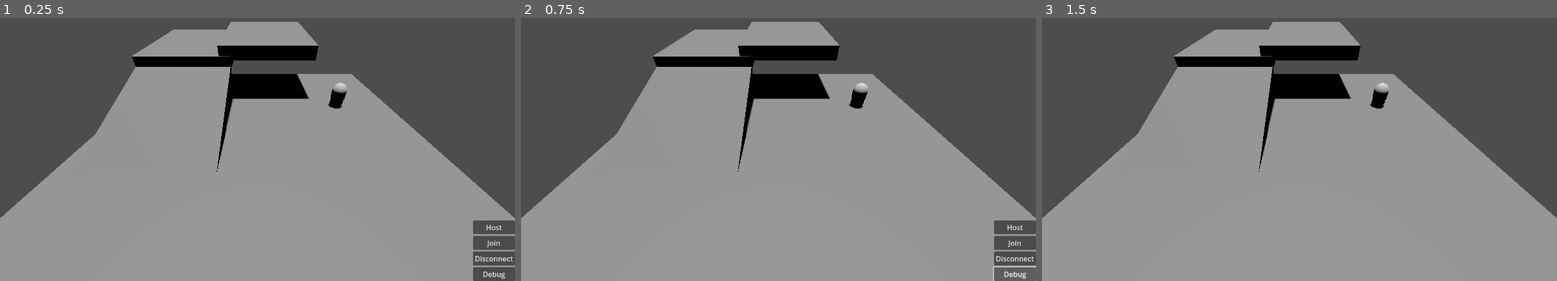
Above: before the commit, frames 1-3 (left to right).
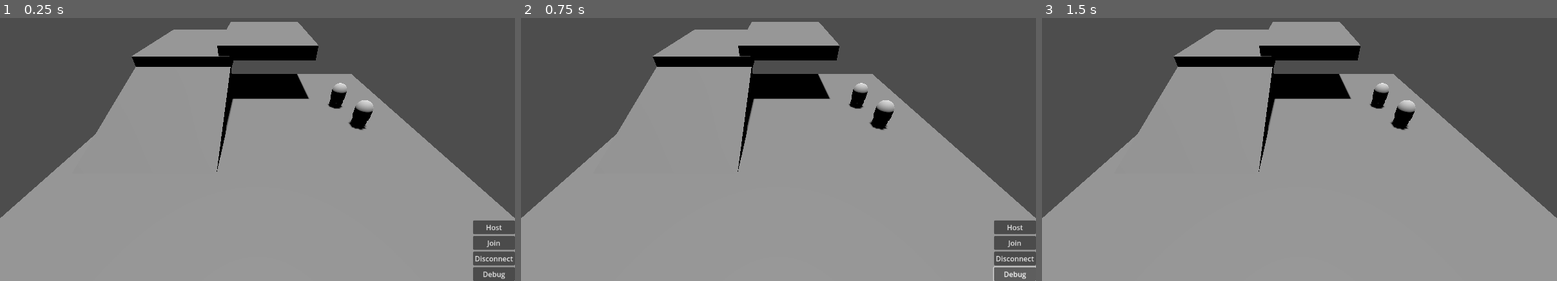
Above: after the commit, the same moments.

Repository: blondeman/congenial-soul
Game: Godot game, scene res://scenes/scene_manager.tscn
Two runs of this game, one before a commit and one after it. Both use one fixed random seed, a clock stepped at 60 frames per second and the inputs below.
Inputs:
- Up to frame 1 (0.25 s): no input
- Up to frame 2 (0.75 s): click "Debug" at 0.5 s
- Up to frame 3 (1.5 s): click "Host" at 1.25 s

The runs differ from the first frame. In frame 1, 0.3% of the frame differs, in the area x 67-73%, y 31-43%; in frame 2, 0.3%; in frame 3, 0.3%.
Error in both runs: Invalid access to property or key 'players' on a base object of type 'Node (PlayerManager.gd)'. (res://scripts/Lobby.gd:42)

Commit message:
wayfinder glide

Diff:
--- a/congenial-soul/project.godot
+++ b/congenial-soul/project.godot
@@ -52,6 +52,21 @@
 "events": [Object(InputEventKey,"resource_local_to_scene":false,"resource_name":"","device":-1,"window_id":0,"alt_press …(191 unchanged characters)…
 ]
 }
+ability_one={
+"deadzone": 0.2,
+"events": [Object(InputEventKey,"resource_local_to_scene":false,"resource_name":"","device":-1,"window_id":0,"alt_pressed":false,"shift_pressed":false,"ctrl_pressed":false,"meta_pressed":false,"pressed":false,"keycode":0,"physical_keycode":81,"key_label":0,"unicode":113,"location":0,"echo":false,"script":null)
+]
+}
+ability_two={
+"deadzone": 0.2,
+"events": [Object(InputEventKey,"resource_local_to_scene":false,"resource_name":"","device":-1,"window_id":0,"alt_pressed":false,"shift_pressed":false,"ctrl_pressed":false,"meta_pressed":false,"pressed":false,"keycode":0,"physical_keycode":69,"key_label":0,"unicode":101,"location":0,"echo":false,"script":null)
+]
+}
+ability_three={
+"deadzone": 0.2,
+"events": [Object(InputEventKey,"resource_local_to_scene":false,"resource_name":"","device":-1,"window_id":0,"alt_pressed":false,"shift_pressed":false,"ctrl_pressed":false,"meta_pressed":false,"pressed":false,"keycode":0,"physical_keycode":82,"key_label":0,"unicode":114,"location":0,"echo":false,"script":null)
+]
+}
 
 [layer_names]
 
@@ -60,4 +75,4 @@
 
 [physics]
 
-3d/default_gravity=15.0
+3d/default_gravity=27.0
--- a/congenial-soul/scenes/game.tscn
+++ b/congenial-soul/scenes/game.tscn
@@ -1,6 +1,7 @@
-[gd_scene load_steps=6 format=3 uid="uid://eq1pgsn2bp3k"]
+[gd_scene load_steps=7 format=3 uid="uid://eq1pgsn2bp3k"]
 
-[ext_resource type="PackedScene" uid="uid://bevsw56gvujil" path="res://scenes/vessel.tscn" id="1_uwrxv"]
+[ext_resource type="PackedScene" uid="uid://bevsw56gvujil" path="res://scenes/player/vessels/vessel.tscn" id="1_uwrxv"]
+[ext_resource type="PackedScene" uid="uid://b0d34532ljupb" path="res://scenes/player/vessels/wayfinder.tscn" id="2_yqjtg"]
 
 [sub_resource type="BoxShape3D" id="BoxShape3D_uwrxv"]
 size = Vector3(20, 1, 20)
@@ -77,3 +78,6 @@
 
 [node name="vessel" parent="." instance=ExtResource("1_uwrxv")]
 transform = Transform3D(1, 0, 0, 0, 1, 0, 0, 0, 1, 6, 1, -3)
+
+[node name="wayfinder" parent="." instance=ExtResource("2_yqjtg")]
+transform = Transform3D(1, 0, 0, 0, 1, 0, 0, 0, 1, 6.5939064, 1, -0.30601653)
--- a/congenial-soul/scenes/player.tscn
+++ b/congenial-soul/scenes/player/player.tscn
@@ -1,8 +1,8 @@
 [gd_scene load_steps=9 format=3 uid="uid://clvjfj3e7twfm"]
 
-[ext_resource type="Script" uid="uid://dxnslu6ys7eo2" path="res://scripts/Player.gd" id="1_3vyb7"]
-[ext_resource type="Shader" uid="uid://5v721ljfp5rl" path="res://Mote.gdshader" id="2_g2els"]
-[ext_resource type="Script" uid="uid://bh3b11c2682bv" path="res://scripts/PlayerEnterVessel.gd" id="2_qhqgy"]
+[ext_resource type="Script" uid="uid://dxnslu6ys7eo2" path="res://scripts/player/Player.gd" id="1_gmlin"]
+[ext_resource type="Script" uid="uid://bh3b11c2682bv" path="res://scripts/player/PlayerEnterVessel.gd" id="2_lvxji"]
+[ext_resource type="Shader" uid="uid://5v721ljfp5rl" path="res://Mote.gdshader" id="3_p47bc"]
 
 [sub_resource type="SphereShape3D" id="SphereShape3D_yqjtg"]
 radius = 0.25
@@ -43,7 +43,7 @@
 collision_layer = 2
 axis_lock_angular_x = true
 axis_lock_angular_z = true
-script = ExtResource("1_3vyb7")
+script = ExtResource("1_gmlin")
 hover_strength = 50.0
 hover_damping = 5.0
 speed = 5.0
@@ -57,7 +57,7 @@
 shape = SubResource("SphereShape3D_yqjtg")
 
 [node name="graphics" type="Node3D" parent="."]
-script = ExtResource("2_qhqgy")
+script = ExtResource("2_lvxji")
 travel_time = 0.3
 
 [node name="MeshInstance3D" type="MeshInstance3D" parent="graphics"]
--- a/congenial-soul/scenes/vessel.tscn
+++ b/congenial-soul/scenes/player/vessels/vessel.tscn
@@ -1,6 +1,6 @@
 [gd_scene load_steps=9 format=3 uid="uid://bevsw56gvujil"]
 
-[ext_resource type="Script" uid="uid://bibfaroka6ck0" path="res://scripts/EmptyVessel.gd" id="1_1xyma"]
+[ext_resource type="Script" uid="uid://bibfaroka6ck0" path="res://scripts/player/vessels/EmptyVessel.gd" id="1_crpyp"]
 
 [sub_resource type="CapsuleShape3D" id="CapsuleShape3D_c7jn6"]
 height = 1.75
@@ -9,7 +9,7 @@
 height = 1.5
 
 [sub_resource type="StandardMaterial3D" id="StandardMaterial3D_1xyma"]
-albedo_color = Color(0.23730096, 0.5417596, 0.57695323, 1)
+albedo_color = Color(0.827451, 0.827451, 0.827451, 1)
 
 [sub_resource type="CapsuleMesh" id="CapsuleMesh_gxuoo"]
 radius = 0.2
@@ -31,7 +31,7 @@
 properties/1/replication_mode = 1
 
 [node name="vessel" type="CharacterBody3D" node_paths=PackedStringArray("mesh")]
-script = ExtResource("1_1xyma")
+script = ExtResource("1_crpyp")
 mesh = NodePath("graphics/MeshInstance3D")
 
 [node name="collision" type="CollisionShape3D" parent="."]
--- /dev/null
+++ b/congenial-soul/scenes/player/vessels/wayfinder.tscn
@@ -0,0 +1,8 @@
+[gd_scene load_steps=3 format=3 uid="uid://b0d34532ljupb"]
+
+[ext_resource type="PackedScene" uid="uid://bevsw56gvujil" path="res://scenes/player/vessels/vessel.tscn" id="1_x7smh"]
+[ext_resource type="Script" uid="uid://b888rwk7f4uki" path="res://scripts/player/vessels/WayfinderVessel.gd" id="2_y86p1"]
+
+[node name="wayfinder" instance=ExtResource("1_x7smh")]
+script = ExtResource("2_y86p1")
+glide_velocity = -2
--- a/congenial-soul/scenes/player_data.tscn
+++ /dev/null
@@ -1,17 +0,0 @@
-[gd_scene load_steps=3 format=3 uid="uid://du7uqk48hrnri"]
-
-[ext_resource type="Script" uid="uid://bfr10rgni7uio" path="res://scripts/PlayerData.gd" id="1_2ekn2"]
-
-[sub_resource type="SceneReplicationConfig" id="SceneReplicationConfig_2ekn2"]
-properties/0/path = NodePath(".:color")
-properties/0/spawn = true
-properties/0/replication_mode = 1
-properties/1/path = NodePath(".:username")
-properties/1/spawn = true
-properties/1/replication_mode = 1
-
-[node name="player" type="Node"]
-script = ExtResource("1_2ekn2")
-
-[node name="MultiplayerSynchronizer" type="MultiplayerSynchronizer" parent="."]
-replication_config = SubResource("SceneReplicationConfig_2ekn2")
--- a/congenial-soul/scripts/EmptyVessel.gd
+++ /dev/null
@@ -1,4 +0,0 @@
-extends Vessel
-
-func test2():
-	pass
--- a/congenial-soul/scripts/global/PlayerManager.gd
+++ b/congenial-soul/scripts/global/PlayerManager.gd
@@ -1,7 +1,7 @@
 extends Node
 
 @onready var game_root = get_tree().get_first_node_in_group("game_root")
-var player_scene: PackedScene = preload("res://scenes/player.tscn")
+var player_scene: PackedScene = preload("res://scenes/player/player.tscn")
 var player_data := {} # { peer_id: { "username": String, "color": Color } }
 signal data_changed()
 
--- /dev/null
+++ b/congenial-soul/scripts/player/vessels/EmptyVessel.gd
@@ -0,0 +1,12 @@
+extends Vessel
+
+func _use_ability_one():
+	pass
+
+
+func _use_ability_two():
+	pass
+
+
+func _use_ability_three():
+	pass
--- a/congenial-soul/scripts/Vessel.gd
+++ b/congenial-soul/scripts/player/vessels/Vessel.gd
@@ -29,6 +29,12 @@
 	if !is_multiplayer_authority():
 		return
 
+	_process_horizontal(delta)
+	_process_vertical(delta)
+	_process_abilities(delta)
+
+
+func _process_horizontal(_delta: float):
 	var input_direction = Vector2(Input.get_axis("left", "right"), Input.get_axis("down", "up")).normalized()
 	var forward = -get_viewport().get_camera_3d().global_transform.basis.z
 	var right = get_viewport().get_camera_3d().global_transform.basis.x
@@ -40,16 +46,56 @@
 	velocity.x = direction.x * speed
 	velocity.z = direction.z * speed
 
+
+func _process_vertical(delta: float):
 	if is_on_floor():
 		if Input.is_action_just_pressed("jump"):
-			velocity.y += jump_force
+			velocity.y = jump_force
 	else:
 		velocity.y += get_gravity().y * delta
 
 
-func _physics_process(delta: float):
+func _process_abilities(_delta: float):
+	if Input.is_action_just_pressed("ability_one"):
+		use_ability(1)
+	if Input.is_action_just_pressed("ability_two"):
+		use_ability(2)
+	if Input.is_action_just_pressed("ability_three"):
+		use_ability(3)
+
+
+func _physics_process(_delta: float):
 	move_and_slide()
 
 
+func use_ability(ability_id: int):
+	rpc_id(1, "_server_ability", ability_id)
+
+
+@rpc("any_peer", "call_local")
+func _server_ability(ability_id: int):
+	if !multiplayer.is_server():
+		return
+
+	rpc("_client_ability", ability_id)
+
+
+@rpc("any_peer", "call_local")
+func _client_ability(ability_id: int):
+	match ability_id:
+		1:
+			_use_ability_one()
+		2:
+			_use_ability_two()
+		3:
+			_use_ability_three()
+
+
 @abstract
-func test2()
+func _use_ability_one()
+
+@abstract
+func _use_ability_two()
+
+@abstract
+func _use_ability_three()
--- /dev/null
+++ b/congenial-soul/scripts/player/vessels/WayfinderVessel.gd
@@ -0,0 +1,25 @@
+extends Vessel
+
+@export var glide_velocity = -2
+
+func _use_ability_one():
+	print("ONE")
+
+
+func _use_ability_two():
+	print("TWO")
+
+
+func _use_ability_three():
+	print("THREE")
+
+
+func _process_vertical(delta: float):
+	if is_on_floor():
+		if Input.is_action_just_pressed("jump"):
+			velocity.y = jump_force
+	else:
+		if Input.is_action_pressed("jump") and velocity.y <= glide_velocity:
+			velocity.y = glide_velocity
+		else:
+			velocity.y += get_gravity().y * delta
Not shown: 1 places in congenial-soul/scenes/player/player.tscn that only renumber resources
Renamed: congenial-soul/scripts/CameraTarget.gd -> congenial-soul/scripts/player/CameraTarget.gd
Renamed: congenial-soul/scripts/CameraTarget.gd.uid -> congenial-soul/scripts/player/CameraTarget.gd.uid
Renamed: congenial-soul/scripts/Player.gd -> congenial-soul/scripts/player/Player.gd
Renamed: congenial-soul/scripts/Player.gd.uid -> congenial-soul/scripts/player/Player.gd.uid
Renamed: congenial-soul/scripts/PlayerEnterVessel.gd -> congenial-soul/scripts/player/PlayerEnterVessel.gd
Renamed: congenial-soul/scripts/PlayerEnterVessel.gd.uid -> congenial-soul/scripts/player/PlayerEnterVessel.gd.uid
Renamed: congenial-soul/scripts/EmptyVessel.gd.uid -> congenial-soul/scripts/player/vessels/EmptyVessel.gd.uid
Renamed: congenial-soul/scripts/Vessel.gd.uid -> congenial-soul/scripts/player/vessels/Vessel.gd.uid
Not shown, added: congenial-soul/scripts/player/vessels/WayfinderVessel.gd.uid
